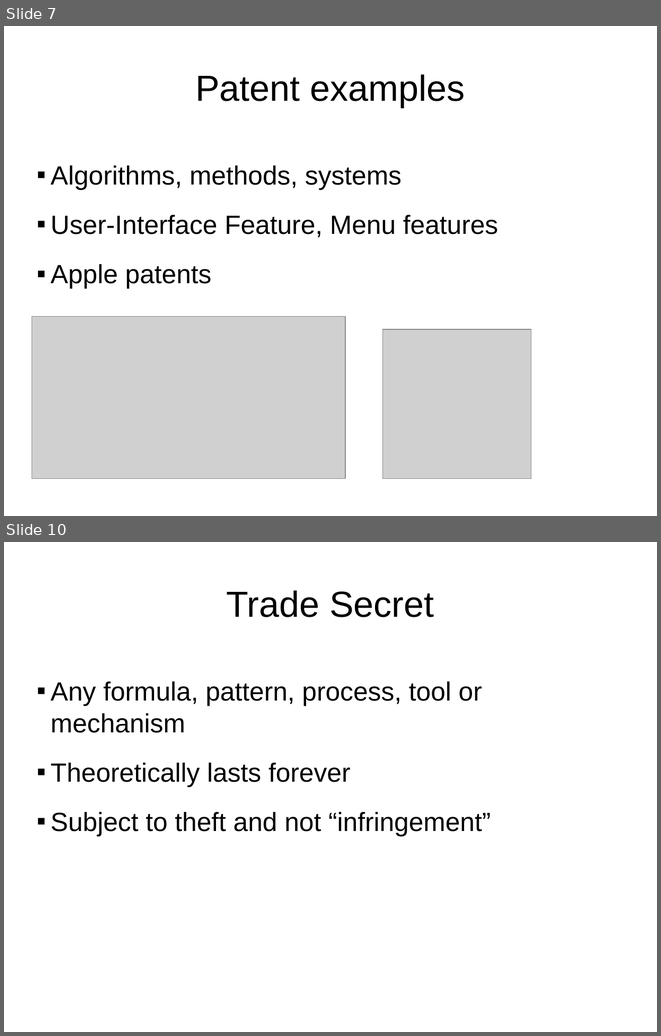
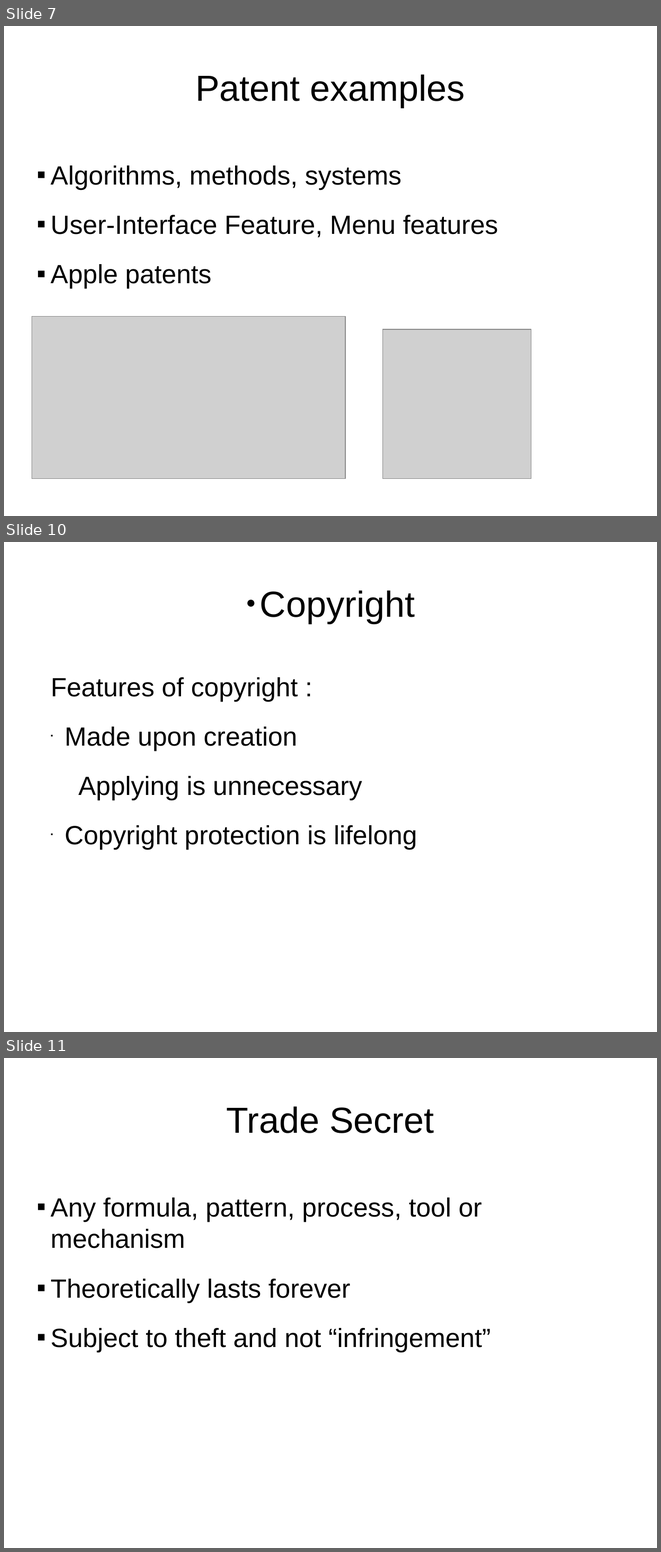
Before and after one commit to Matzkee/TeamProject, a slide deck: Documents/Team G - Intellectual Property in Software.pptx. Shown one above the other, each under a label of ours: slides 7 and 10 before the commit, slides 7, 10 and 11 after it; the slides between them are not shown. The pictures are 661x1036 and 661x1552 pixels, drawn with LibreOffice and Linux fonts; fonts in the diff are those of the drawing; grey boxes stand for pictures; background and template pictures are left out. Boxes give left, top, right and bottom in pixels: in the first picture for what was removed or moved away, otherwise in the second. Text is boxed around its words. In the diff, an @@ line names an element or a change of style, - is before the commit and + after.

```diff
--- a/Documents/Team G - Intellectual Property in Software.pptx
+++ b/Documents/Team G - Intellectual Property in Software.pptx
@@ slide 10 added at [4,542,657,1032], background picture (left out) @@
@@ text added at [260,590,415,623], 44 pt, text #000000 @@
+● Copyright
@@ text added at [51,677,417,849], 32 pt, text #000000 @@
+Features of copyright :
+▪ Made upon creation
+Applying is unnecessary
+▪ Copyright protection is lifelong
@@ what was slide 10 is now slide 11 @@
```
Also in this commit, not shown: 2 other slides added, 2 slides removed.
